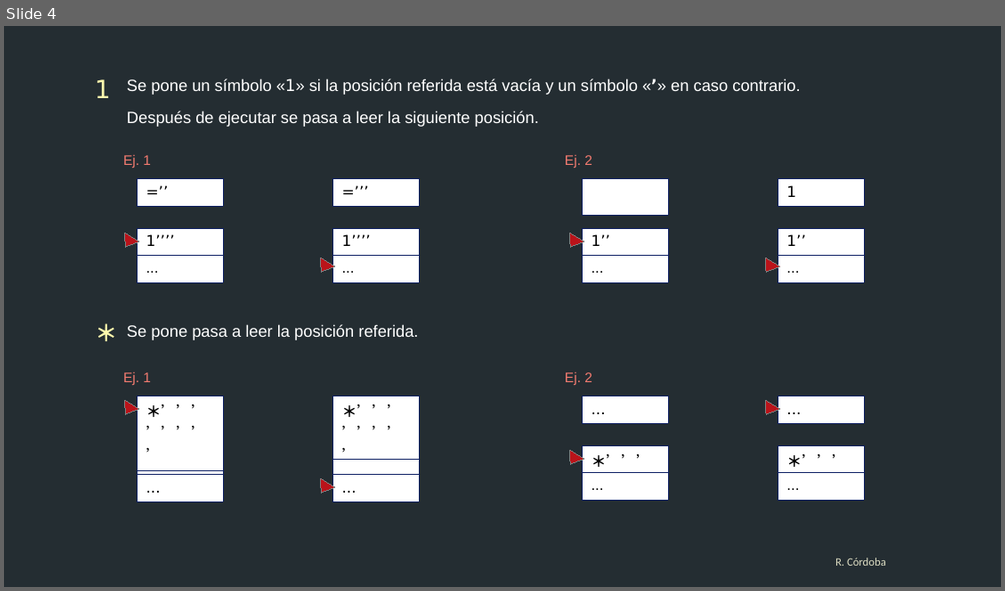
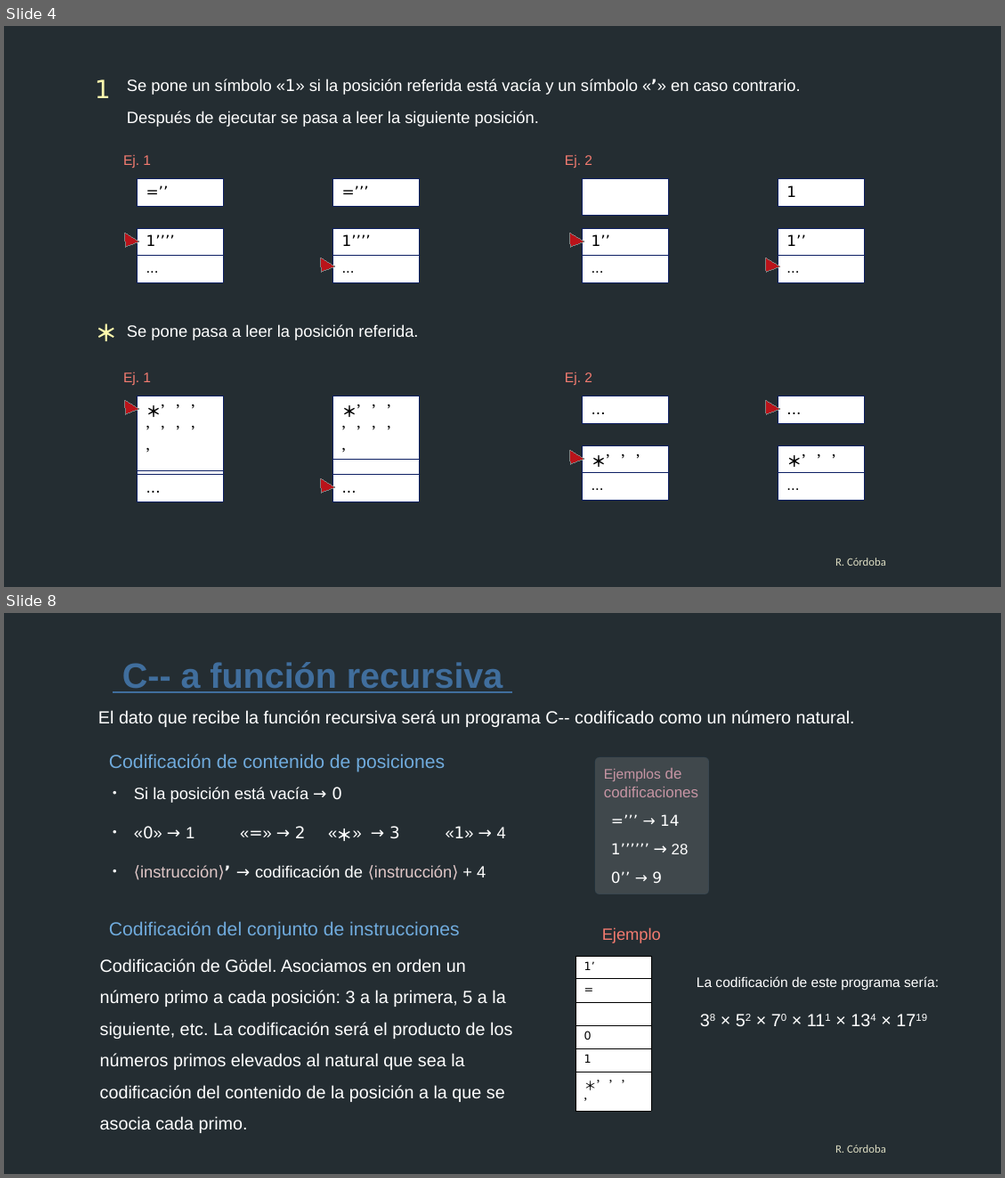
Before and after one commit to rjcordoba/yamm, a slide deck: presentación.odp. Shown one above the other, each under a label of ours: slide 4 before the commit, slides 4 and 8 after it; the slides between them are not shown. The pictures are 1005x591 and 1005x1178 pixels, drawn with LibreOffice and Linux fonts; fonts in the diff are those of the drawing; background and template pictures are left out. Boxes give left, top, right and bottom in pixels: in the first picture for what was removed or moved away, otherwise in the second. Text is boxed around its words. In the diff, an @@ line names an element or a change of style, - is before the commit and + after.

```diff
--- a/presentación.odp
+++ b/presentación.odp
@@ slide 8 added at (4,613,1001,1174), background #242D32 @@
@@ text added at (122,662,503,693), 28 pt, text #406E9D, bold, underline @@
+C-- a función recursiva
@@ text added at (98,710,855,727), 14 pt, text #FFFFFF @@
+El dato que recibe la función recursiva será un programa C-- codificado como un número natural.
@@ text added at (109,754,445,772), 15 pt, text #70ABDD @@
+Codificación de contenido de posiciones
@@ freeform shape added at (596,757,710,894), fill #FFFFFF at 13% opacity, outline #003D73 0 pt @@
@@ text added at (604,768,698,797), 12 pt, text #C795A4 @@
+Ejemplos de codificaciones
@@ text added at (134,787,506,877), 13 pt, text #FFFFFF @@
+● Si la posición está vacía → 0
+● «0» → 1 «=» → 2 « » → 3 «1» → 4
+● ⟨instrucción⟩’ → codificación de ⟨instrucción⟩ + 4
@@ text added at (328,820,356,848), 13 pt, text #FFFFFF, bold @@
+＊
@@ text added at (611,814,688,883), 12 pt, text #FFFFFF @@
+=’’’ → 14
+1’’’’’’ → 28
+0’’ → 9
@@ text added at (109,921,459,940), 15 pt, text #70ABDD @@
+Codificación del conjunto de instrucciones
@@ text added at (602,927,661,943), 13 pt, text #F37B70 @@
+Ejemplo
@@ text added at (100,958,512,1133), 14 pt, text #FFFFFF @@
+Codificación de Gödel. Asociamos en orden un número primo a cada posición: 3 a la primera, 5 a la siguiente, etc. La codificación será el producto de los números primos elevados al natural que sea la codificación del contenido de la posición a la que se asocia cada primo.
@@ table added at (575,956,652,1099), 6 rows, 1 columns @@
+1’
+=
+
+0
+1
+＊’’’’
@@ text added at (696,976,938,989), 11 pt, text #FFFFFF @@
+La codificación de este programa sería:
@@ text added at (691,1005,955,1034), 14 pt, text #FFFFFF @@
+38 × 52 × 70 × 111 × 134 × 1719
@@ text added at (835,1144,886,1152), 9 pt, text #DCDCC2 @@
+R. Córdoba
```
Also in this commit, not shown: 2 slides changed, 3 other slides added.
